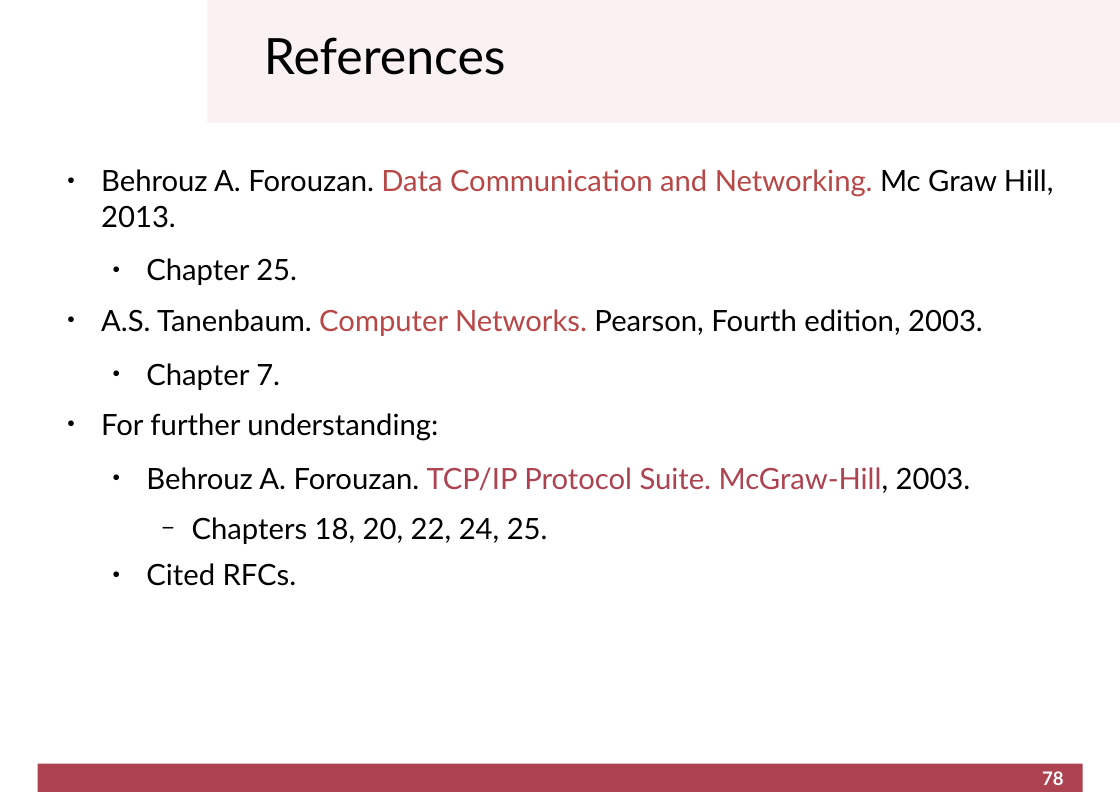
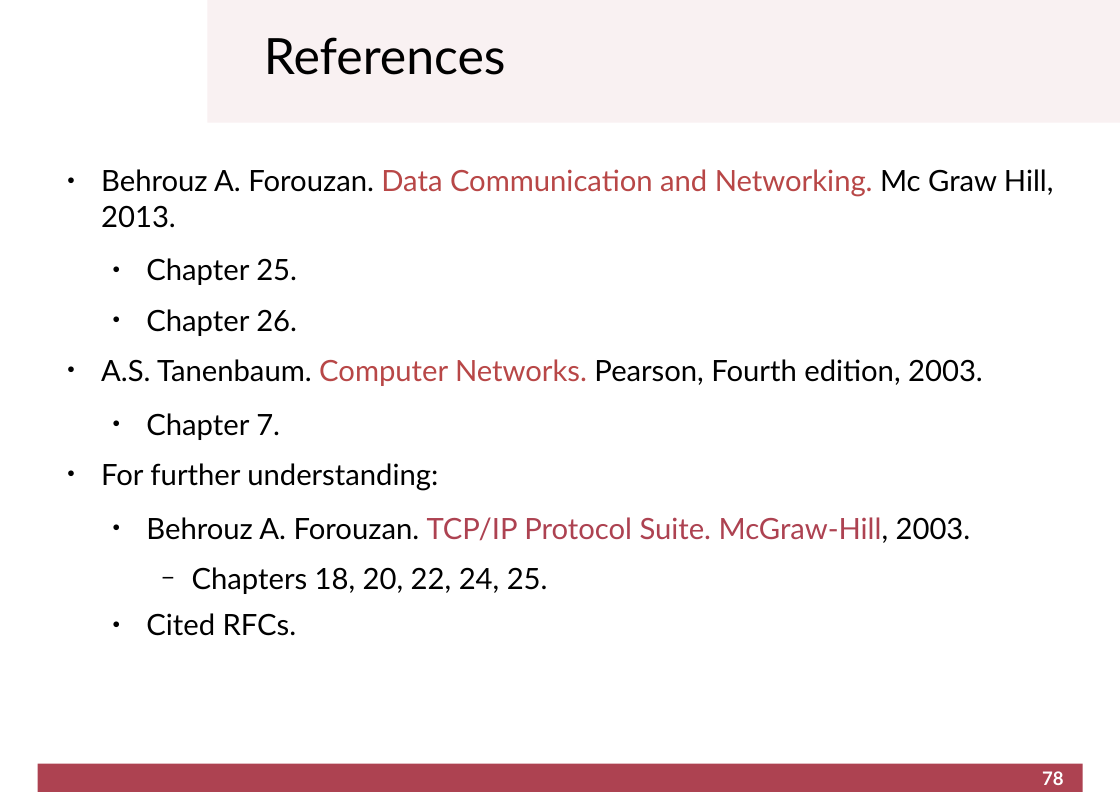
Before and after one commit to cletomartin/redes1, a slide deck: slide 78 of slides/application.odp. Drawn at 1120x792 pixels with LibreOffice and Linux fonts; fonts in the diff are those of the drawing; background and template pictures are left out. Boxes give left, top, right and bottom in pixels: in the first picture for what was removed or moved away, otherwise in the second. Text is boxed around its words. In the diff, an @@ line names an element or a change of style, - is before the commit and + after.

```diff
--- a/slides/application.odp
+++ b/slides/application.odp
@@ text at <box>146,309,297,336</box>: paragraph added @@
+  ● Chapter 26.
```
Also in this commit, not shown: 11 other slides changed, 1 other file.
